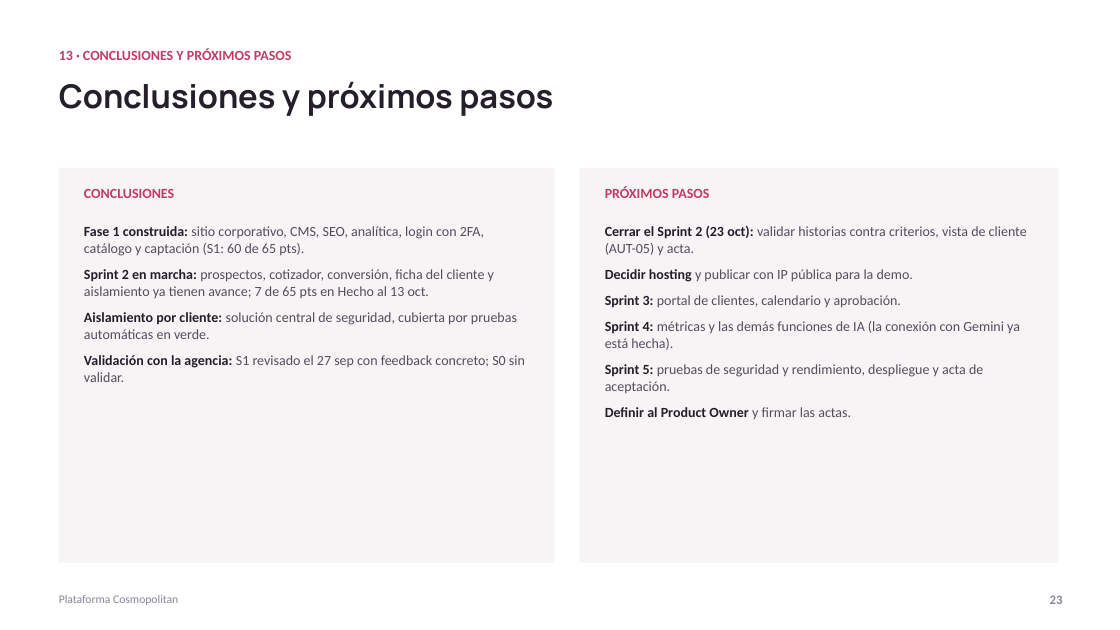
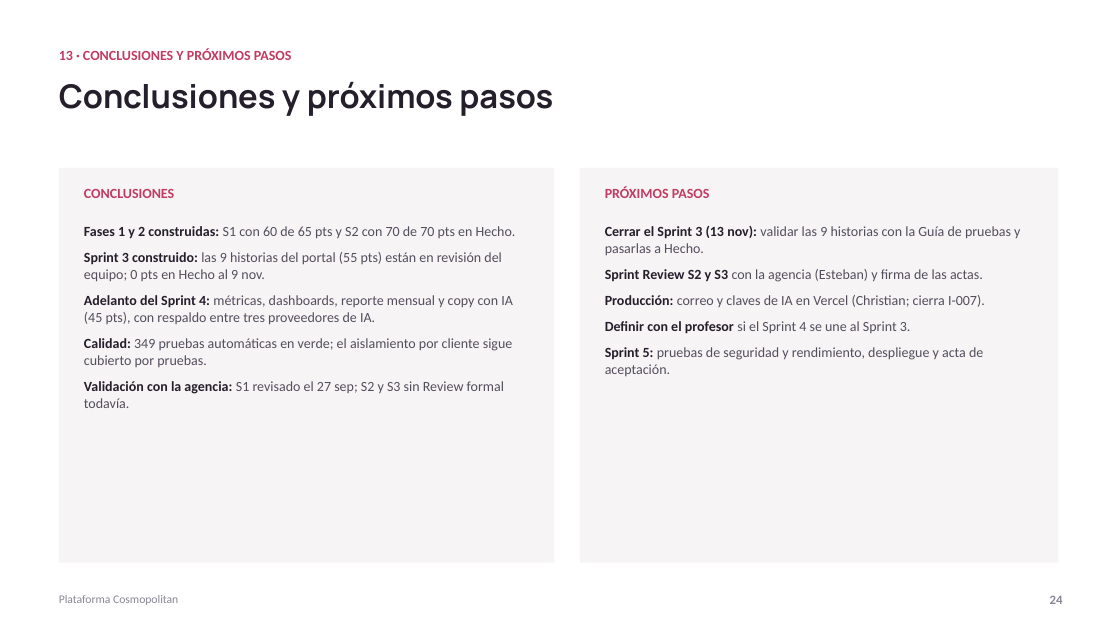
Before and after one commit to ChristianCuadra/capstone, a slide deck: slide 24 of Fase 2/Evidencias Proyecto/Presentación Proyecto.pptx (slide 23 before the commit). Drawn at 1120x630 pixels with LibreOffice and Linux fonts; fonts in the diff are those of the drawing. Boxes give left, top, right and bottom in pixels: in the first picture for what was removed or moved away, otherwise in the second. Text is boxed around its words. In the diff, an @@ line names an element or a change of style, - is before the commit and + after.

Commit message:
Presentación al 9 nov y comando cargar_demo con datos de demostración para el cliente de prueba

```diff
--- a/Fase 2/Evidencias Proyecto/Presentación Proyecto.pptx
+++ b/Fase 2/Evidencias Proyecto/Presentación Proyecto.pptx
@@ text at (84,226,516,408): text changed @@
-Fase 1 construida: sitio corporativo, CMS, SEO, analítica, login con 2FA, catálogo y captación (S1: 60 de 65 pts).
-Sprint 2 en marcha: prospectos, cotizador, conversión, ficha del cliente y aislamiento ya tienen avance; 7 de 65 pts en Hecho al 13 oct.
-Aislamiento por cliente: solución central de seguridad, cubierta por pruebas automáticas en verde.
-Validación con la agencia: S1 revisado el 27 sep con feedback concreto; S0 sin validar.
+Fases 1 y 2 construidas: S1 con 60 de 65 pts y S2 con 70 de 70 pts en Hecho.
+Sprint 3 construido: las 9 historias del portal (55 pts) están en revisión del equipo; 0 pts en Hecho al 9 nov.
+Adelanto del Sprint 4: métricas, dashboards, reporte mensual y copy con IA (45 pts), con respaldo entre tres proveedores de IA.
+Calidad: 349 pruebas automáticas en verde; el aislamiento por cliente sigue cubierto por pruebas.
+Validación con la agencia: S1 revisado el 27 sep; S2 y S3 sin Review formal todavía.
@@ text at (605,226,1020,334): text changed @@
-Cerrar el Sprint 2 (23 oct): validar historias contra criterios, vista de cliente (AUT-05) y acta.
-Decidir hosting y publicar con IP pública para la demo.
-Sprint 3: portal de clientes, calendario y aprobación.
-Sprint 4: métricas y las demás funciones de IA (la conexión con Gemini ya está hecha).
+Cerrar el Sprint 3 (13 nov): validar las 9 historias con la Guía de pruebas y pasarlas a Hecho.
+Sprint Review S2 y S3 con la agencia (Esteban) y firma de las actas.
+Producción: correo y claves de IA en Vercel (Christian; cierra I-007).
+Definir con el profesor si el Sprint 4 se une al Sprint 3.
@@ text at (605,407,851,419): paragraph removed @@
-Definir al Product Owner y firmar las actas.
@@ text at (1050,595,1063,604): text changed @@
-23
+24
```
Also in this commit, not shown: 13 other slides changed, 1 slide added, 4 other files.
